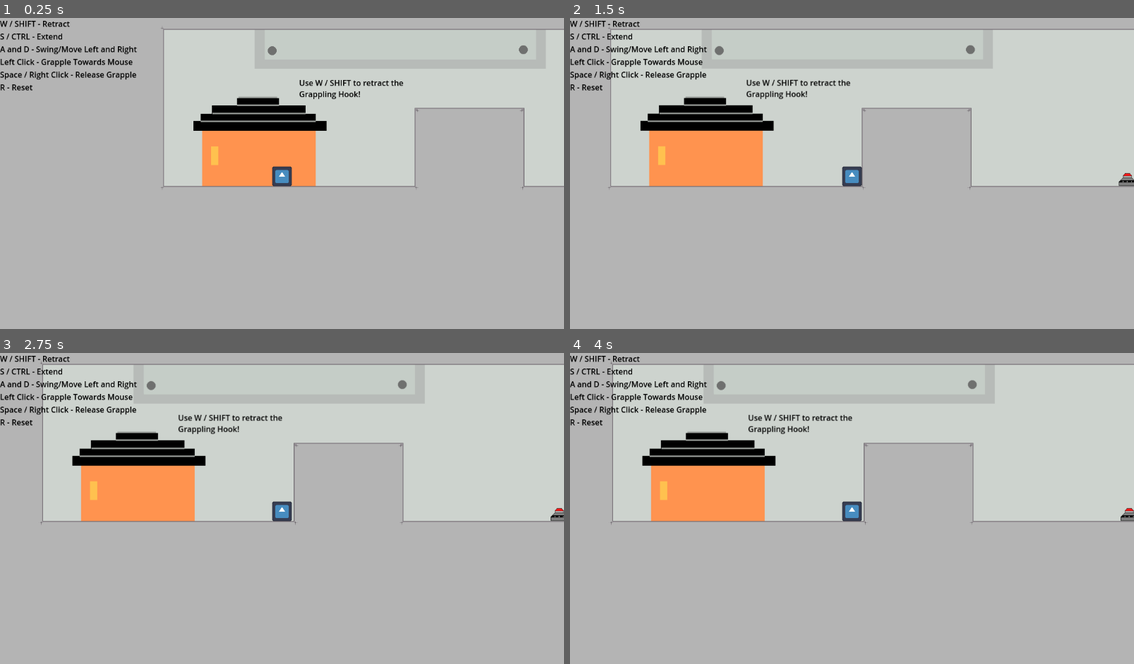
Above: before the commit, frames 1-4 (two rows, left to right).
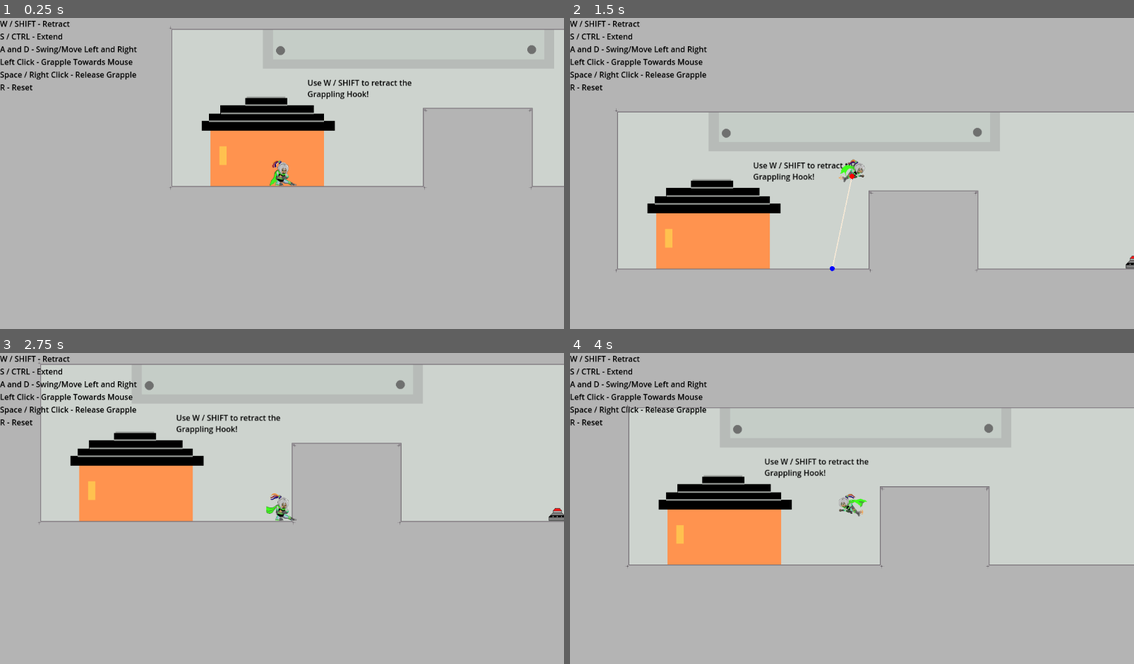
Above: after the commit, the same moments.

Repository: matthewchen146/cmpm-172-grappling-platformer
Game: Godot game, scene res://scenes/main_scenes/Levels/Level2.tscn
The game is run twice, just before and just after one commit, with the same random seed, the same clock (stepped at 60 frames per second) and the same inputs. This scene is started directly instead of the project's main scene. The engine's default icon, where the game draws it, is replaced by a stand-in: a white triangle on a blue panel in a dark square.
Inputs (mouse positions are in pixels of both pictures, inside the frame that each line leads up to):
- Up to frame 1 (0.25 s): no input
- Up to frame 2 (1.5 s): move the mouse to (976, 161) at 0.52 s; hold D (move_right) 0.53-1.28 s; click (976, 161) at 0.6 s; tap Space (jump) at 0.77 s; move the mouse to (739, 192) at 1.27 s; hold Down from 1.28 s (still down); tap S (lower) at 1.35 s
- Up to frame 3 (2.75 s): tap Space (jump) at 1.52 s; move the mouse to (338, 443) at 2.02 s; release Down at 2.03 s; hold D (move_right) from 2.03 s (still down); hold W (raise) from 2.03 s (still down)
- Up to frame 4 (4 s): move the mouse to (823, 573) at 2.77 s; release D (move_right) at 2.78 s; release W (raise) at 2.78 s; hold Up 2.78-3.53 s; tap J at 2.85 s; click (823, 573) at 2.92 s; tap Space (jump) at 3.02, 3.77 s; move the mouse to (1021, 558) at 3.52 s; hold A (move_left) from 3.53 s (still down); hold L from 3.53 s (still down)

The runs differ from the first frame. In frame 1, 3.7% of the frame differs, in the area x 28-96%, y 2-56%; in frame 2, 52%, in the area x 6-100%, y 2-82%; in frame 3, 1.6%; in frame 4, 32%.
Error before the commit: Attempt to call function 'play' in base 'null instance' on a null instance. (res://scripts/Player.gd:41)

Commit message:
Updated player to every level

Diff:
--- a/scenes/main_scenes/Levels/Level2.tscn
+++ b/scenes/main_scenes/Levels/Level2.tscn
@@ -1,19 +1,75 @@
-[gd_scene load_steps=24 format=3 uid="uid://c4mqico3vrdj8"]
+[gd_scene load_steps=28 format=3 uid="uid://c4mqico3vrdj8"]
 
 [ext_resource type="TileSet" uid="uid://h5r1q5j1b8n1" path="res://Assets/Tile-Set.tres" id="1_p65wp"]
 [ext_resource type="Texture2D" uid="uid://rst0pvcpb65n" path="res://Assets/background2.1.png" id="2_ptuqo"]
 [ext_resource type="PhysicsMaterial" uid="uid://yqj44vfpe3dd" path="res://Resources/PlayerPhysMaterial.tres" id="3_4mjye"]
 [ext_resource type="Script" path="res://scripts/Player.gd" id="3_4qf4m"]
-[ext_resource type="Texture2D" uid="uid://r4pvpqt1jh30" path="res://misc/icon.svg" id="4_r6yws"]
+[ext_resource type="Texture2D" uid="uid://cafm28ugb122v" path="res://Assets/CharacterSpriteSheet.png" id="5_1u64a"]
 [ext_resource type="Script" path="res://scripts/Button.gd" id="5_gicgk"]
 [ext_resource type="Script" path="res://scripts/Door.gd" id="6_j2pwe"]
 [ext_resource type="Texture2D" uid="uid://ca0u07badv0np" path="res://Assets/Button_Anim.png" id="7_gplrf"]
 [ext_resource type="Texture2D" uid="uid://b1dy0gufhix1s" path="res://Assets/Door_Animation_Sprites_Revised.png" id="8_s23in"]
 
-[sub_resource type="CapsuleShape2D" id="CapsuleShape2D_e0xi0"]
+[sub_resource type="CapsuleShape2D" id="CapsuleShape2D_f85il"]
 height = 20.0
 
-[sub_resource type="CapsuleShape2D" id="CapsuleShape2D_pjpxw"]
+[sub_resource type="Animation" id="Animation_aisk4"]
+resource_name = "Idle"
+length = 0.6
+loop_mode = 1
+tracks/0/type = "value"
+tracks/0/imported = false
+tracks/0/enabled = true
+tracks/0/path = NodePath("Sprite2D:frame")
+tracks/0/interp = 1
+tracks/0/loop_wrap = true
+tracks/0/keys = {
+"times": PackedFloat32Array(0, 0.1, 0.2, 0.3, 0.4, 0.5, 0.6, 0.7, 0.8, 0.9, 1, 1.1),
+"transitions": PackedFloat32Array(1, 1, 1, 1, 1, 1, 1, 1, 1, 1, 1, 1),
+"update": 1,
+"values": [0, 1, 2, 3, 4, 5, 6, 5, 4, 3, 2, 1]
+}
+
+[sub_resource type="Animation" id="Animation_vv2te"]
+length = 0.001
+tracks/0/type = "value"
+tracks/0/imported = false
+tracks/0/enabled = true
+tracks/0/path = NodePath("Sprite2D:frame")
+tracks/0/interp = 1
+tracks/0/loop_wrap = true
+tracks/0/keys = {
+"times": PackedFloat32Array(0),
+"transitions": PackedFloat32Array(1),
+"update": 1,
+"values": [0]
+}
+
+[sub_resource type="Animation" id="Animation_cv8pl"]
+resource_name = "Running"
+length = 0.6
+loop_mode = 1
+tracks/0/type = "value"
+tracks/0/imported = false
+tracks/0/enabled = true
+tracks/0/path = NodePath("Sprite2D:frame")
+tracks/0/interp = 1
+tracks/0/loop_wrap = true
+tracks/0/keys = {
+"times": PackedFloat32Array(0, 0.1, 0.2, 0.3, 0.4, 0.5),
+"transitions": PackedFloat32Array(1, 1, 1, 1, 1, 1),
+"update": 1,
+"values": [7, 8, 9, 10, 11, 12]
+}
+
+[sub_resource type="AnimationLibrary" id="AnimationLibrary_6gkkf"]
+_data = {
+"Idle": SubResource("Animation_aisk4"),
+"RESET": SubResource("Animation_vv2te"),
+"Running": SubResource("Animation_cv8pl")
+}
+
+[sub_resource type="CapsuleShape2D" id="CapsuleShape2D_v5a2n"]
 radius = 9.0
 height = 22.0
 
@@ -212,9 +268,9 @@
 R - Reset"
 
 [node name="Player" type="RigidBody2D" parent="." groups=["Presser"]]
-position = Vector2(-335, 40)
+position = Vector2(-352, 23)
 physics_material_override = ExtResource("3_4mjye")
-continuous_cd = 2
+continuous_cd = 1
 lock_rotation = true
 linear_damp = 0.05
 script = ExtResource("3_4qf4m")
@@ -226,19 +282,26 @@
 
 [node name="CollisionShape2D" type="CollisionShape2D" parent="Player"]
 scale = Vector2(2, 2)
-shape = SubResource("CapsuleShape2D_e0xi0")
+shape = SubResource("CapsuleShape2D_f85il")
 debug_color = Color(0, 0.627451, 0.0784314, 0.419608)
 
 [node name="Sprite2D" type="Sprite2D" parent="Player"]
-position = Vector2(-3.57628e-07, -1.60933e-06)
-scale = Vector2(0.317, 0.317)
-texture = ExtResource("4_r6yws")
+position = Vector2(0, -13)
+scale = Vector2(0.5, 0.5)
+texture = ExtResource("5_1u64a")
+hframes = 7
+vframes = 2
+
+[node name="AnimationPlayer" type="AnimationPlayer" parent="Player"]
+libraries = {
+"": SubResource("AnimationLibrary_6gkkf")
+}
 
 [node name="Area2D" type="Area2D" parent="Player"]
 
 [node name="CollisionShape2D" type="CollisionShape2D" parent="Player/Area2D"]
 scale = Vector2(2, 2)
-shape = SubResource("CapsuleShape2D_pjpxw")
+shape = SubResource("CapsuleShape2D_v5a2n")
 
 [node name="Node2D" type="Node2D" parent="."]
 
--- a/scenes/main_scenes/Levels/Level3.tscn
+++ b/scenes/main_scenes/Levels/Level3.tscn
@@ -1,19 +1,75 @@
-[gd_scene load_steps=24 format=3 uid="uid://ruqoiu7rtjqc"]
+[gd_scene load_steps=28 format=3 uid="uid://ruqoiu7rtjqc"]
 
 [ext_resource type="TileSet" uid="uid://h5r1q5j1b8n1" path="res://Assets/Tile-Set.tres" id="1_v8fs7"]
 [ext_resource type="Texture2D" uid="uid://rst0pvcpb65n" path="res://Assets/background2.1.png" id="2_3x5wk"]
 [ext_resource type="PhysicsMaterial" uid="uid://yqj44vfpe3dd" path="res://Resources/PlayerPhysMaterial.tres" id="3_uciso"]
 [ext_resource type="Script" path="res://scripts/Player.gd" id="3_whv3n"]
-[ext_resource type="Texture2D" uid="uid://r4pvpqt1jh30" path="res://misc/icon.svg" id="4_ldhoi"]
 [ext_resource type="Script" path="res://scripts/Button.gd" id="5_6yi48"]
+[ext_resource type="Texture2D" uid="uid://cafm28ugb122v" path="res://Assets/CharacterSpriteSheet.png" id="5_m3xau"]
 [ext_resource type="Script" path="res://scripts/Door.gd" id="6_fytqi"]
 [ext_resource type="Texture2D" uid="uid://ca0u07badv0np" path="res://Assets/Button_Anim.png" id="7_xm0bd"]
 [ext_resource type="Texture2D" uid="uid://b1dy0gufhix1s" path="res://Assets/Door_Animation_Sprites_Revised.png" id="8_l7pgr"]
 
-[sub_resource type="CapsuleShape2D" id="CapsuleShape2D_gq05c"]
+[sub_resource type="CapsuleShape2D" id="CapsuleShape2D_lk1x4"]
 height = 20.0
 
-[sub_resource type="CapsuleShape2D" id="CapsuleShape2D_7jxo3"]
+[sub_resource type="Animation" id="Animation_aisk4"]
+resource_name = "Idle"
+length = 0.6
+loop_mode = 1
+tracks/0/type = "value"
+tracks/0/imported = false
+tracks/0/enabled = true
+tracks/0/path = NodePath("Sprite2D:frame")
+tracks/0/interp = 1
+tracks/0/loop_wrap = true
+tracks/0/keys = {
+"times": PackedFloat32Array(0, 0.1, 0.2, 0.3, 0.4, 0.5, 0.6, 0.7, 0.8, 0.9, 1, 1.1),
+"transitions": PackedFloat32Array(1, 1, 1, 1, 1, 1, 1, 1, 1, 1, 1, 1),
+"update": 1,
+"values": [0, 1, 2, 3, 4, 5, 6, 5, 4, 3, 2, 1]
+}
+
+[sub_resource type="Animation" id="Animation_vv2te"]
+length = 0.001
+tracks/0/type = "value"
+tracks/0/imported = false
+tracks/0/enabled = true
+tracks/0/path = NodePath("Sprite2D:frame")
+tracks/0/interp = 1
+tracks/0/loop_wrap = true
+tracks/0/keys = {
+"times": PackedFloat32Array(0),
+"transitions": PackedFloat32Array(1),
+"update": 1,
+"values": [0]
+}
+
+[sub_resource type="Animation" id="Animation_cv8pl"]
+resource_name = "Running"
+length = 0.6
+loop_mode = 1
+tracks/0/type = "value"
+tracks/0/imported = false
+tracks/0/enabled = true
+tracks/0/path = NodePath("Sprite2D:frame")
+tracks/0/interp = 1
+tracks/0/loop_wrap = true
+tracks/0/keys = {
+"times": PackedFloat32Array(0, 0.1, 0.2, 0.3, 0.4, 0.5),
+"transitions": PackedFloat32Array(1, 1, 1, 1, 1, 1),
+"update": 1,
+"values": [7, 8, 9, 10, 11, 12]
+}
+
+[sub_resource type="AnimationLibrary" id="AnimationLibrary_6gkkf"]
+_data = {
+"Idle": SubResource("Animation_aisk4"),
+"RESET": SubResource("Animation_vv2te"),
+"Running": SubResource("Animation_cv8pl")
+}
+
+[sub_resource type="CapsuleShape2D" id="CapsuleShape2D_800ob"]
 radius = 9.0
 height = 22.0
 
@@ -194,35 +250,6 @@
 
 [node name="Sprite2D" type="Sprite2D" parent="ParallaxBackground/ParallaxLayer"]
 texture = ExtResource("2_3x5wk")
-
-[node name="Player" type="RigidBody2D" parent="." groups=["Presser"]]
-position = Vector2(-183, -9)
-physics_material_override = ExtResource("3_uciso")
-continuous_cd = 2
-lock_rotation = true
-linear_damp = 0.05
-script = ExtResource("3_whv3n")
-grapple_reach = 500.0
-corner_adjustment = 10.0
-metadata/_edit_group_ = true
-
-[node name="Camera2D" type="Camera2D" parent="Player"]
-
-[node name="CollisionShape2D" type="CollisionShape2D" parent="Player"]
-scale = Vector2(2, 2)
-shape = SubResource("CapsuleShape2D_gq05c")
-debug_color = Color(0, 0.627451, 0.0784314, 0.419608)
-
-[node name="Sprite2D" type="Sprite2D" parent="Player"]
-position = Vector2(-3.57628e-07, -1.60933e-06)
-scale = Vector2(0.317, 0.317)
-texture = ExtResource("4_ldhoi")
-
-[node name="Area2D" type="Area2D" parent="Player"]
-
-[node name="CollisionShape2D" type="CollisionShape2D" parent="Player/Area2D"]
-scale = Vector2(2, 2)
-shape = SubResource("CapsuleShape2D_7jxo3")
 
 [node name="CanvasLayer" type="CanvasLayer" parent="."]
 
@@ -239,6 +266,42 @@
 Space / Right Click - Release Grapple
 R - Reset"
 
+[node name="Player" type="RigidBody2D" parent="." groups=["Presser"]]
+position = Vector2(-194, 4)
+physics_material_override = ExtResource("3_uciso")
+continuous_cd = 1
+lock_rotation = true
+linear_damp = 0.05
+script = ExtResource("3_whv3n")
+grapple_reach = 500.0
+corner_adjustment = 10.0
+metadata/_edit_group_ = true
+
+[node name="Camera2D" type="Camera2D" parent="Player"]
+
+[node name="CollisionShape2D" type="CollisionShape2D" parent="Player"]
+scale = Vector2(2, 2)
+shape = SubResource("CapsuleShape2D_lk1x4")
+debug_color = Color(0, 0.627451, 0.0784314, 0.419608)
+
+[node name="Sprite2D" type="Sprite2D" parent="Player"]
+position = Vector2(0, -13)
+scale = Vector2(0.5, 0.5)
+texture = ExtResource("5_m3xau")
+hframes = 7
+vframes = 2
+
+[node name="AnimationPlayer" type="AnimationPlayer" parent="Player"]
+libraries = {
+"": SubResource("AnimationLibrary_6gkkf")
+}
+
+[node name="Area2D" type="Area2D" parent="Player"]
+
+[node name="CollisionShape2D" type="CollisionShape2D" parent="Player/Area2D"]
+scale = Vector2(2, 2)
+shape = SubResource("CapsuleShape2D_800ob")
+
 [node name="Node2D" type="Node2D" parent="."]
 position = Vector2(-188, 205)
 
--- a/scenes/main_scenes/Levels/Level4.tscn
+++ b/scenes/main_scenes/Levels/Level4.tscn
@@ -1,19 +1,75 @@
-[gd_scene load_steps=24 format=3 uid="uid://bojtniwjvldwt"]
+[gd_scene load_steps=28 format=3 uid="uid://bojtniwjvldwt"]
 
 [ext_resource type="TileSet" uid="uid://h5r1q5j1b8n1" path="res://Assets/Tile-Set.tres" id="1_70538"]
 [ext_resource type="Texture2D" uid="uid://rst0pvcpb65n" path="res://Assets/background2.1.png" id="2_e8e16"]
 [ext_resource type="PhysicsMaterial" uid="uid://yqj44vfpe3dd" path="res://Resources/PlayerPhysMaterial.tres" id="3_2gjnp"]
 [ext_resource type="Script" path="res://scripts/Player.gd" id="4_cusvd"]
-[ext_resource type="Texture2D" uid="uid://r4pvpqt1jh30" path="res://misc/icon.svg" id="5_0lhr8"]
+[ext_resource type="Texture2D" uid="uid://cafm28ugb122v" path="res://Assets/CharacterSpriteSheet.png" id="5_7gmgp"]
 [ext_resource type="Script" path="res://scripts/Button.gd" id="6_fvmwx"]
 [ext_resource type="Texture2D" uid="uid://ca0u07badv0np" path="res://Assets/Button_Anim.png" id="7_jqs0h"]
 [ext_resource type="Script" path="res://scripts/Door.gd" id="8_gpr5r"]
 [ext_resource type="Texture2D" uid="uid://b1dy0gufhix1s" path="res://Assets/Door_Animation_Sprites_Revised.png" id="9_l2681"]
 
-[sub_resource type="CapsuleShape2D" id="CapsuleShape2D_gq05c"]
+[sub_resource type="CapsuleShape2D" id="CapsuleShape2D_3hp8j"]
 height = 20.0
 
-[sub_resource type="CapsuleShape2D" id="CapsuleShape2D_7jxo3"]
+[sub_resource type="Animation" id="Animation_aisk4"]
+resource_name = "Idle"
+length = 0.6
+loop_mode = 1
+tracks/0/type = "value"
+tracks/0/imported = false
+tracks/0/enabled = true
+tracks/0/path = NodePath("Sprite2D:frame")
+tracks/0/interp = 1
+tracks/0/loop_wrap = true
+tracks/0/keys = {
+"times": PackedFloat32Array(0, 0.1, 0.2, 0.3, 0.4, 0.5, 0.6, 0.7, 0.8, 0.9, 1, 1.1),
+"transitions": PackedFloat32Array(1, 1, 1, 1, 1, 1, 1, 1, 1, 1, 1, 1),
+"update": 1,
+"values": [0, 1, 2, 3, 4, 5, 6, 5, 4, 3, 2, 1]
+}
+
+[sub_resource type="Animation" id="Animation_vv2te"]
+length = 0.001
+tracks/0/type = "value"
+tracks/0/imported = false
+tracks/0/enabled = true
+tracks/0/path = NodePath("Sprite2D:frame")
+tracks/0/interp = 1
+tracks/0/loop_wrap = true
+tracks/0/keys = {
+"times": PackedFloat32Array(0),
+"transitions": PackedFloat32Array(1),
+"update": 1,
+"values": [0]
+}
+
+[sub_resource type="Animation" id="Animation_cv8pl"]
+resource_name = "Running"
+length = 0.6
+loop_mode = 1
+tracks/0/type = "value"
+tracks/0/imported = false
+tracks/0/enabled = true
+tracks/0/path = NodePath("Sprite2D:frame")
+tracks/0/interp = 1
+tracks/0/loop_wrap = true
+tracks/0/keys = {
+"times": PackedFloat32Array(0, 0.1, 0.2, 0.3, 0.4, 0.5),
+"transitions": PackedFloat32Array(1, 1, 1, 1, 1, 1),
+"update": 1,
+"values": [7, 8, 9, 10, 11, 12]
+}
+
+[sub_resource type="AnimationLibrary" id="AnimationLibrary_6gkkf"]
+_data = {
+"Idle": SubResource("Animation_aisk4"),
+"RESET": SubResource("Animation_vv2te"),
+"Running": SubResource("Animation_cv8pl")
+}
+
+[sub_resource type="CapsuleShape2D" id="CapsuleShape2D_73ems"]
 radius = 9.0
 height = 22.0
 
@@ -197,9 +253,9 @@
 texture = ExtResource("2_e8e16")
 
 [node name="Player" type="RigidBody2D" parent="." groups=["Presser"]]
-position = Vector2(-183, -9)
+position = Vector2(-227, 34)
 physics_material_override = ExtResource("3_2gjnp")
-continuous_cd = 2
+continuous_cd = 1
 lock_rotation = true
 linear_damp = 0.05
 script = ExtResource("4_cusvd")
@@ -211,19 +267,26 @@
 
 [node name="CollisionShape2D" type="CollisionShape2D" parent="Player"]
 scale = Vector2(2, 2)
-shape = SubResource("CapsuleShape2D_gq05c")
+shape = SubResource("CapsuleShape2D_3hp8j")
 debug_color = Color(0, 0.627451, 0.0784314, 0.419608)
 
 [node name="Sprite2D" type="Sprite2D" parent="Player"]
-position = Vector2(-3.57628e-07, -1.60933e-06)
-scale = Vector2(0.317, 0.317)
-texture = ExtResource("5_0lhr8")
+position = Vector2(0, -13)
+scale = Vector2(0.5, 0.5)
+texture = ExtResource("5_7gmgp")
+hframes = 7
+vframes = 2
+
+[node name="AnimationPlayer" type="AnimationPlayer" parent="Player"]
+libraries = {
+"": SubResource("AnimationLibrary_6gkkf")
+}
 
 [node name="Area2D" type="Area2D" parent="Player"]
 
 [node name="CollisionShape2D" type="CollisionShape2D" parent="Player/Area2D"]
 scale = Vector2(2, 2)
-shape = SubResource("CapsuleShape2D_7jxo3")
+shape = SubResource("CapsuleShape2D_73ems")
 
 [node name="CanvasLayer" type="CanvasLayer" parent="."]
 
@@ -276,7 +339,7 @@
 [node name="Door" type="StaticBody2D" parent="Node2D"]
 position = Vector2(109, -31)
 script = ExtResource("8_gpr5r")
-LevelNumToEnter = 3
+LevelNumToEnter = 1
 metadata/_edit_group_ = true
 
 [node name="Sprite2D" type="Sprite2D" parent="Node2D/Door"]
